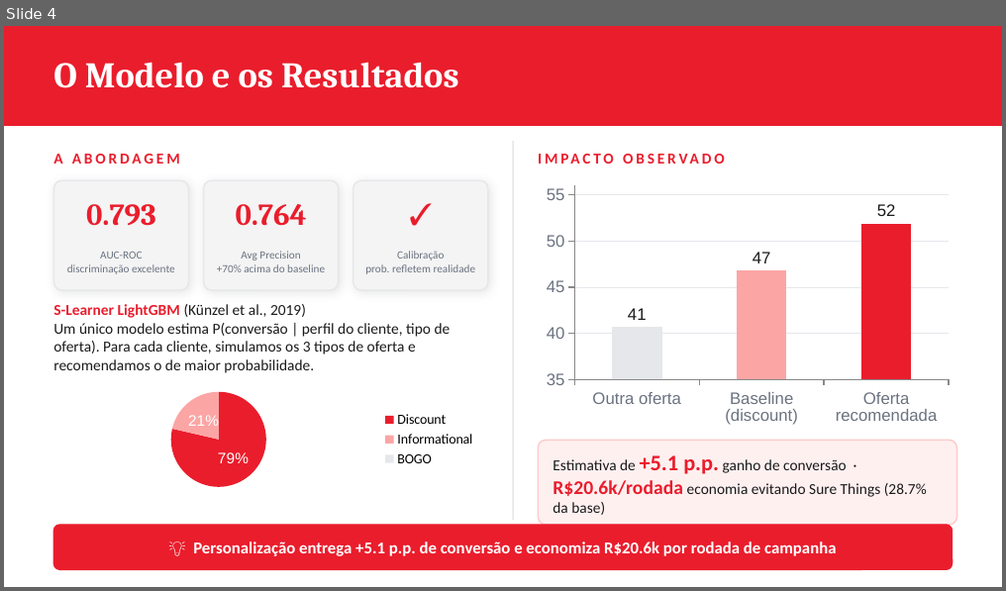
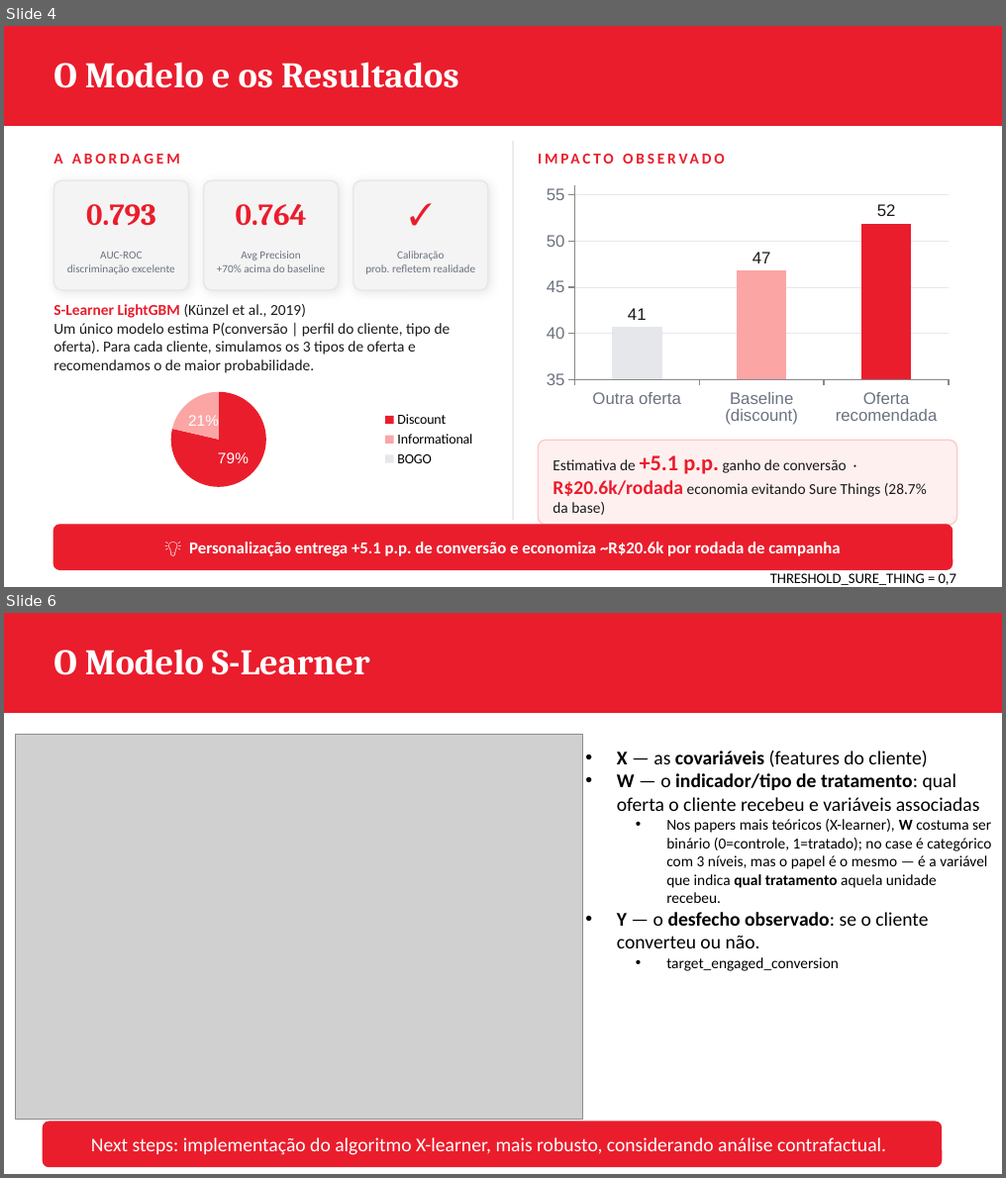
Before and after one commit to ana-clara-fernandes/ifood-case202606, a slide deck: presentation/ifood_case_presentation_AnaClaraFernandes.pptx. Shown one above the other, each under a label of ours: slide 4 before the commit, slides 4 and 6 after it; the slides between them are not shown. The pictures are 1006x591 and 1006x1178 pixels, drawn with LibreOffice and Linux fonts; fonts in the diff are those of the drawing; grey boxes stand for pictures. Boxes give left, top, right and bottom in pixels: in the first picture for what was removed or moved away, otherwise in the second. Text is boxed around its words. In the diff, an @@ line names an element or a change of style, - is before the commit and + after.

Commit message:
ajustes na apresentação e validação do modelo

```diff
--- a/presentation/ifood_case_presentation_AnaClaraFernandes.pptx
+++ b/presentation/ifood_case_presentation_AnaClaraFernandes.pptx
@@ slide 6 added at bbox=[4, 613, 1002, 1174], background #FFFFFF @@
@@ rectangle added at bbox=[4, 613, 1002, 713], fill #EA1D2C, outline #EA1D2C 1 pt @@
@@ text added at bbox=[54, 649, 370, 675], 26 pt, text #FFFFFF, bold @@
+O Modelo S-Learner
@@ picture added at bbox=[15, 735, 582, 1120] @@
@@ text added at bbox=[617, 751, 991, 971], 11 pt, text #000000 @@
+• X — as covariáveis (features do cliente)
+• W — o indicador/tipo de tratamento: qual oferta o cliente recebeu e variáveis associadas
+  • Nos papers mais teóricos (X-learner), W costuma ser binário (0=controle, 1=tratado); no case é categórico com 3 níveis, mas o papel é o mesmo — é a variável que indica qual tratamento aquela unidade recebeu.
+• Y — o desfecho observado: se o cliente converteu ou não.
+  • target_engaged_conversion
@@ rounded rectangle added at bbox=[43, 1122, 942, 1166], fill #EA1D2C, outline #EA1D2C 1 pt @@
@@ text added at bbox=[91, 1138, 886, 1156], 14 pt, text #FFFFFF @@
+Next steps: implementação do algoritmo X-learner, mais robusto, considerando análise contrafactual.
@@ slide 4 changed as well @@
@@ text at bbox=[189, 542, 840, 557]: text changed @@
-💡 Personalização entrega +5.1 p.p. de conversão e economiza R$20.6k por rodada de campanha
+💡 Personalização entrega +5.1 p.p. de conversão e economiza ~R$20.6k por rodada de campanha
@@ text added at bbox=[770, 573, 956, 585], 10.5 pt, text #000000 @@
+THRESHOLD_SURE_THING = 0,7
```
Also in this commit, not shown: 4 other slides changed, 1 other slide added, 1 other file.
